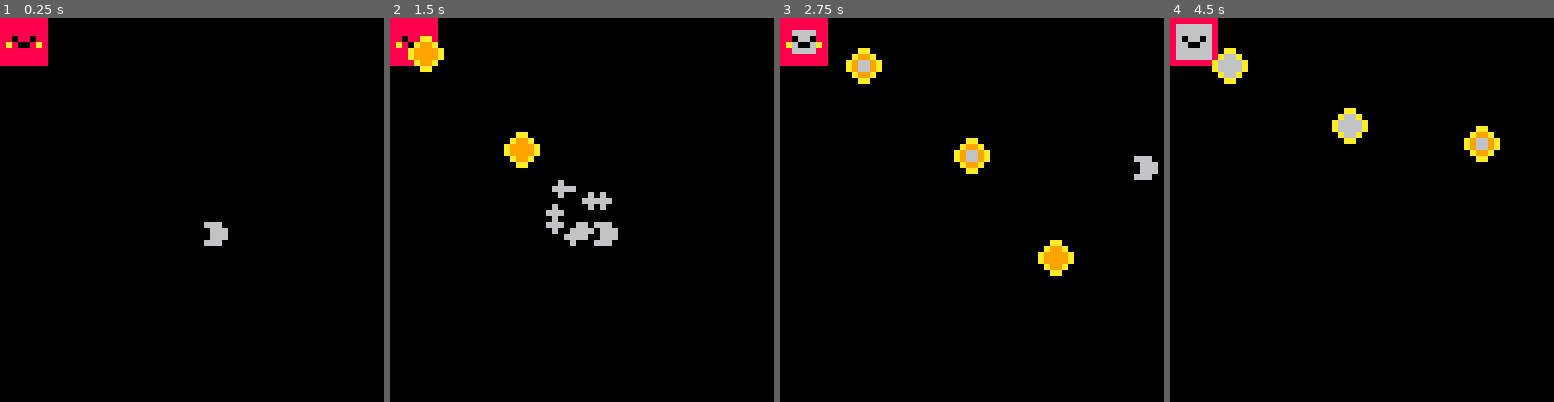
Above: before the commit, frames 1-4 (left to right).
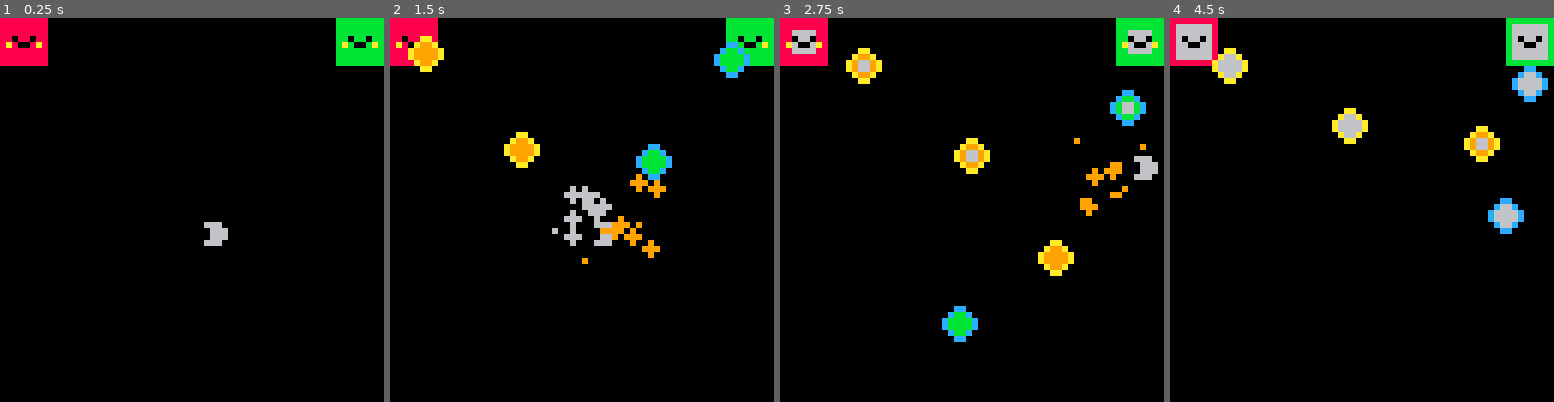
Above: after the commit, the same moments.

Repository: matheusmortatti/LOWREZJAM2020
Game: PICO-8 cartridge template.p8
Two runs of this game, one before a commit and one after it. Both use one fixed random seed, a clock stepped at 60 frames per second and the inputs below.
Inputs:
- Up to frame 1 (0.25 s): no input
- Up to frame 2 (1.5 s): tap X (X key) at 0.33, 1.07 s; tap O (Z key) at 0.7 s
- Up to frame 3 (2.75 s): hold Right 1.6-2.1 s; tap O (Z key) at 1.7, 2.1, 2.5 s; tap X (X key) at 1.85 s; hold Up 2.15-2.42 s; hold Right from 2.47 s (still down)
- Up to frame 4 (4.5 s): tap O (Z key) every 0.4 s from 2.9 to 4.1 s; tap X (X key) at 2.97, 4.08 s; release Right at 3.03 s; hold Left 3.08-3.58 s; hold Down 3.63-3.97 s; hold Right from 4.02 s (still down)

The runs differ from the first frame. In frame 1, 1.5% of the frame differs, in the area x 87-100%, y 0-13%; in frame 2, 4.1%, in the area x 40-100%, y 0-65%; in frame 3, 3.2%; in frame 4, 2.6%.

Commit message:
Add friendly npc

Diff:
--- a/template.p8
+++ b/template.p8
@@ -876,14 +875,15 @@
 })
 
 function spawner:init()
-		e_add(npc{pos=v(0,0), player=p})
+		e_add(enemy{pos=v(0,0), player=p})
+		e_add(friend{pos=v(56,0), player=p})
 end
 
 -------------------------------
 -- entity: npc
 -------------------------------
 
-npc=changeable:extend({ -- still not turn tho
+npc=changeable:extend({
 		speed=2,
 				reloadtime=10,
 
@@ -921,11 +921,17 @@
 															-self.pos)
 															:norm()
 
-		e_add(bullet{
+		blt = self:getbullet()
+
+		e_add(blt{
     pos=v(self.pos.x, self.pos.y),
     vel=direction,
     origin=self,
     currchange=self:getcurrchange()})
+end
+
+function npc:getbullet()
+	return bullet
 end
 
 function npc:collide()
@@ -990,12 +996,54 @@
 			{7,7,7,7,7,7,6,6,6,6,6,5,5,9,9,10,10,10,10,10,8,8,8,8})
 	end
 end
+
+-------------------------------
+-- entity: enemy
+-------------------------------
+
+enemy=npc:extend({
+    sprite=4
+})
+
+function enemy:getbullet()
+		return enemybullet
+end
+
+-------------------------------
+-- entity: enemybullet
+-------------------------------
+
+enemybullet=bullet:extend({
+			sprite=3
+})
+
+-------------------------------
+-- entity: friend
+-------------------------------
+
+friend=npc:extend({
+    sprite=11
+})
+
+
+function friend:getbullet()
+		return friendbullet
+end
+
+-------------------------------
+-- entity: friendly bullet
+-------------------------------
+
+friendbullet=bullet:extend({
+			sprite=12
+})
+
 __gfx__
-00000000000000000000000000000000888888880000000000000000666666660000000000000000000000000000000000000000000000000000000000000000
-000000000066660000000000000aa000888888880000000006666660666666660000000000000000000770000000000000000000000000000000000000000000
-00700700060000600066600000a99a00888888880066660006666660666666660000000000066000007667000000000000000000000000000000000000000000
-0007700006c00c60000666000a9999a0880880880006600006066060660660660006600000666600076666700000000000000000000000000000000000000000
-0007700006000060000666000a9999a08a8008a80060060006600660666006660006600000666600076666700000000000000000000000000000000000000000
-00700700060cc0600066600000a99a00888888880066660006666660666666660000000000066000007667000000000000000000000000000000000000000000
-000000000066660000000000000aa000888888880000000006666660666666660000000000000000000770000000000000000000000000000000000000000000
-00000000000000000000000000000000888888880000000000000000666666660000000000000000000000000000000000000000000000000000000000000000
+0000000000000000000000000000000088888888000000000000000066666666000000000000000000000000bbbbbbbb00000000000000000000000000000000
+000000000066660000000000000aa00088888888000000000666666066666666000000000000000000077000bbbbbbbb000cc000000000000000000000000000
+00700700060000600066600000a99a0088888888006666000666666066666666000000000006600000766700bbbbbbbb00cbbc00000000000000000000000000
+0007700006c00c60000666000a9999a088088088000660000606606066066066000660000066660007666670bb0bb0bb0cbbbbc0000000000000000000000000
+0007700006000060000666000a9999a08a8008a8006006000660066066600666000660000066660007666670bab00bab0cbbbbc0000000000000000000000000
+00700700060cc0600066600000a99a0088888888006666000666666066666666000000000006600000766700bbbbbbbb00cbbc00000000000000000000000000
+000000000066660000000000000aa00088888888000000000666666066666666000000000000000000077000bbbbbbbb000cc000000000000000000000000000
+0000000000000000000000000000000088888888000000000000000066666666000000000000000000000000bbbbbbbb00000000000000000000000000000000
